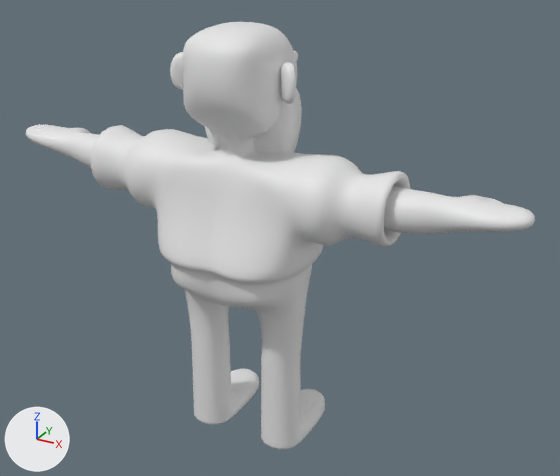
The Blender file model.blend, before and after one commit.
Before and after are seen from a camera (50 mm lens) standing at (5.51, -8.88, 4.28) and looking at (0.4, 0.41, -0.36). Every picture has the same lights, and +X, +Y and +Z are marked at lower left. The picture after the commit comes second.
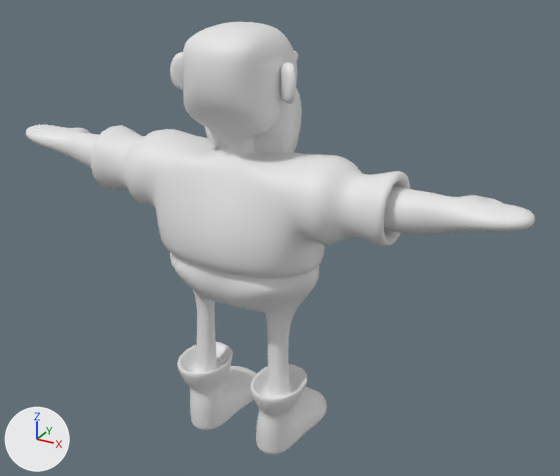
Commit message: Add boots

The change, as JSON lines over the scene's bpy script:
```json
{"block": "me_cube_001", "where": "# used by ob_cube; location = (0.0, 0.0, 0.0)"}
{"op": "remove", "block": "me_cube_001", "code": "me_cube_001.from_pydata(...)  # 186 vertices, 173 faces; spans x -4.11..0.0, y -1.09..1.29, z -3.66..2.77"}
{"op": "add", "block": "me_cube_001", "code": "me_cube_001.from_pydata(...)  # 204 vertices, 191 faces; spans x -4.11..0.0, y -0.89..1.17, z -3.66..2.77"}
{"block": "me_cube_001", "change": "me_cube_001 part 1"}
{"block": "me_cube_001", "change": "14 faces are deleted"}
{"block": "me_cube_001", "change": "3 vertices in x -1.0..-0.99, y 1.29, z -3.66..-3.35 move by (-0.04, -0.12, 0.0)"}
{"block": "me_cube_001", "change": "59 vertices move from x -1.2..0.0, y -1.09..1.29, z -3.66..0.24 to x -1.34..0.0, y -0.89..1.17, z -3.66..0.09"}
{"block": "me_cube_001", "change": "18 vertices are added at x -1.19..-0.18, y -0.54..0.6, z -3.66..-2.28"}
{"block": "me_cube_001", "change": "32 new faces join them"}
```

Where the change shows, as pixel boxes [x1, y1, x2, y2] in the pictures (560 x 476 px; the box of a moved part takes in the faces that stretch with it):
```json
{"object": "Cube", "change": "reshaped", "before": [26, 22, 535, 449], "after": [26, 22, 535, 455]}
{"part": 1, "of": "me_cube_001", "change": "moved or reshaped", "before": [129, 149, 327, 449], "after": [129, 149, 327, 455]}
```
